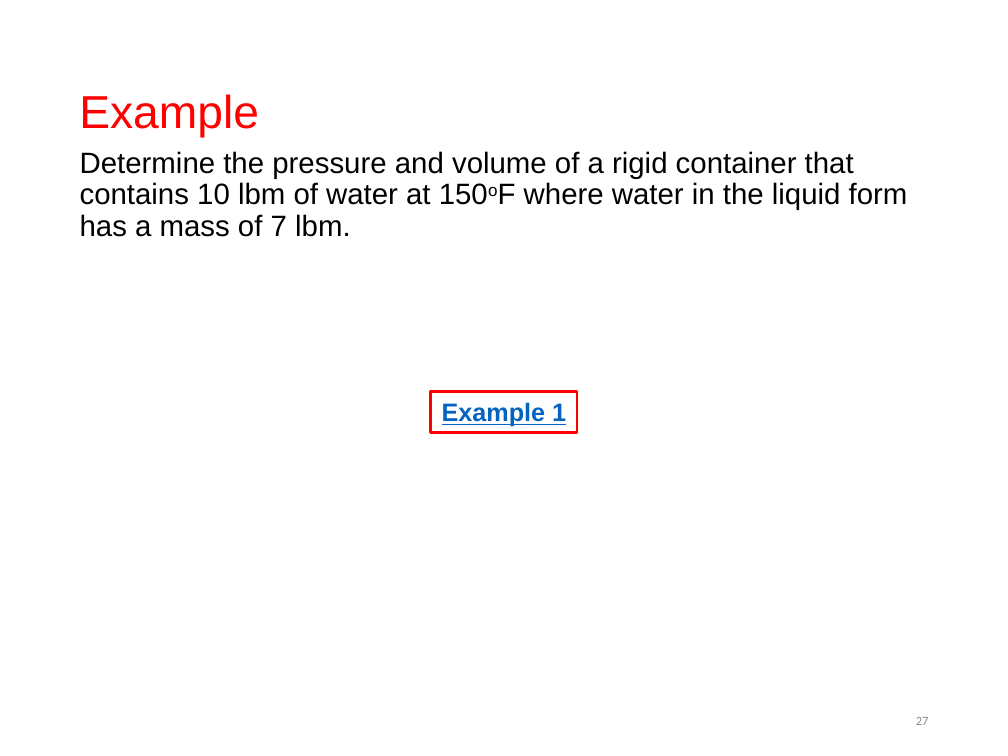
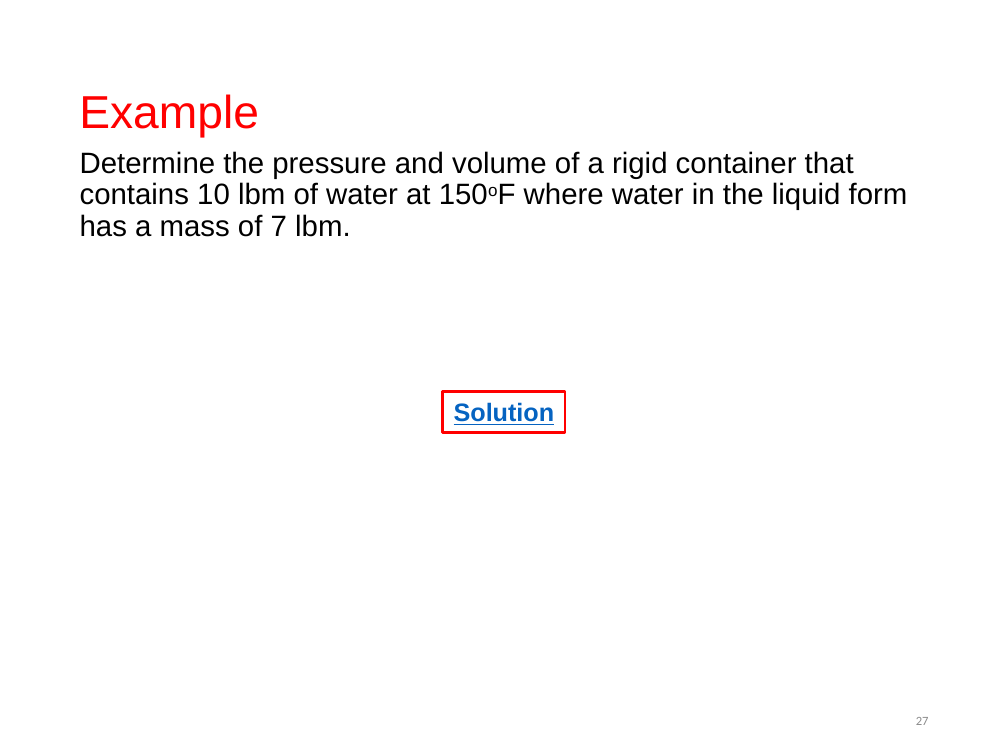
Before and after one commit to longapalooza/ENGR222, a slide deck: slide 27 of 03.Properties of Pure Substances.pptx. Drawn at 1008x756 pixels with LibreOffice and Linux fonts; fonts in the diff are those of the drawing. Boxes give left, top, right and bottom in pixels: in the first picture for what was removed or moved away, otherwise in the second. Text is boxed around its words. In the diff, an @@ line names an element or a change of style, - is before the commit and + after.

```diff
--- a/03.Properties of Pure Substances.pptx
+++ b/03.Properties of Pure Substances.pptx
@@ rectangle "Solution": place and size @@
-rectangle "Solution" at (430, 391, 577, 431)
+rectangle "Solution" at (443, 391, 564, 431)
@@ text in rectangle at (454, 402, 555, 425): text changed @@
-Example 1
+Solution
```
Also in this commit, not shown: 1 other slide changed.
